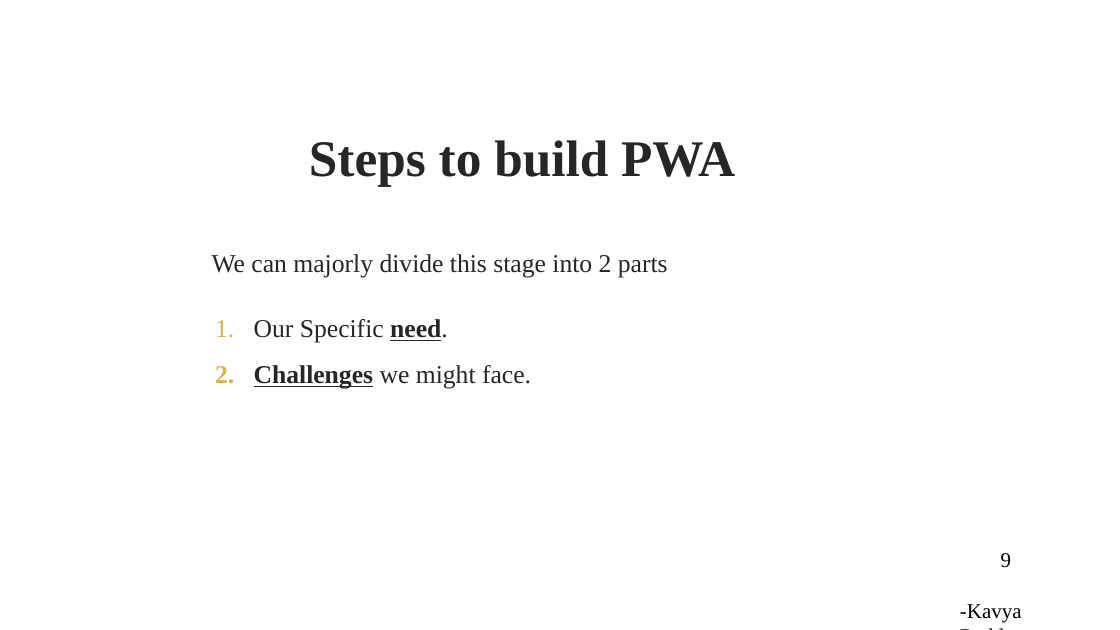
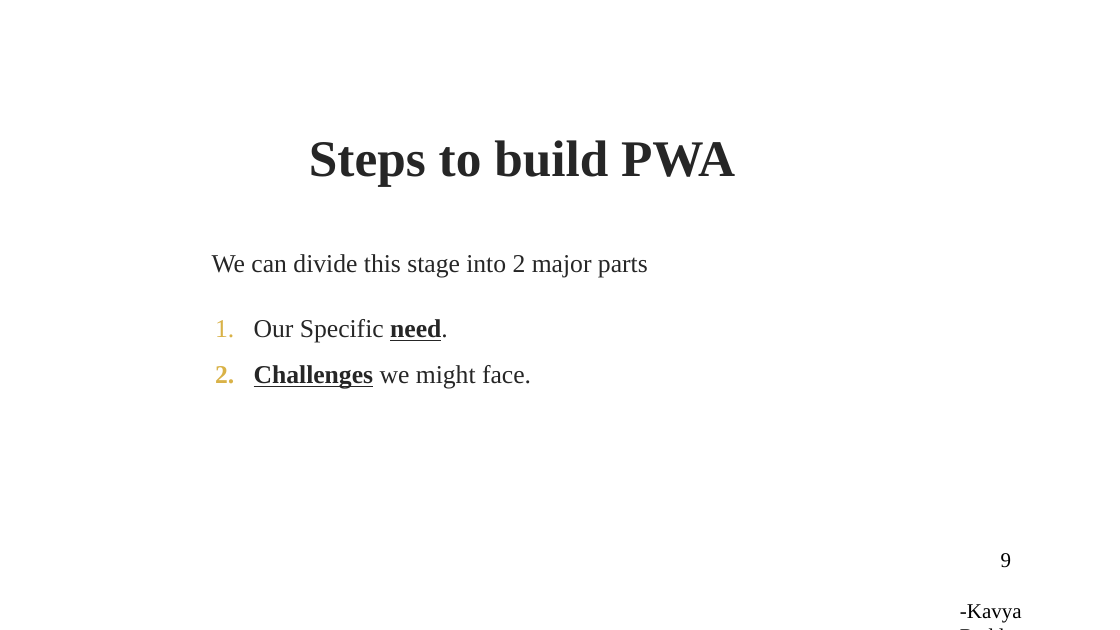
Before and after one commit to Sravani537520/WrokshopOnPWA, a slide deck: slide 9 of pptOnPWA.pptx. Drawn at 1120x630 pixels with LibreOffice and Linux fonts; fonts in the diff are those of the drawing; background and template pictures are left out. Boxes give left, top, right and bottom in pixels: in the first picture for what was removed or moved away, otherwise in the second. Text is boxed around its words. In the diff, an @@ line names an element or a change of style, - is before the commit and + after.

```diff
--- a/pptOnPWA.pptx
+++ b/pptOnPWA.pptx
@@ text at bbox=[212, 254, 648, 278]: text changed @@
-We can majorly divide this stage into 2 parts
+We can divide this stage into 2 major parts
```
Also in this commit, not shown: 13 other slides changed, 1 slide added, 1 slide removed.
